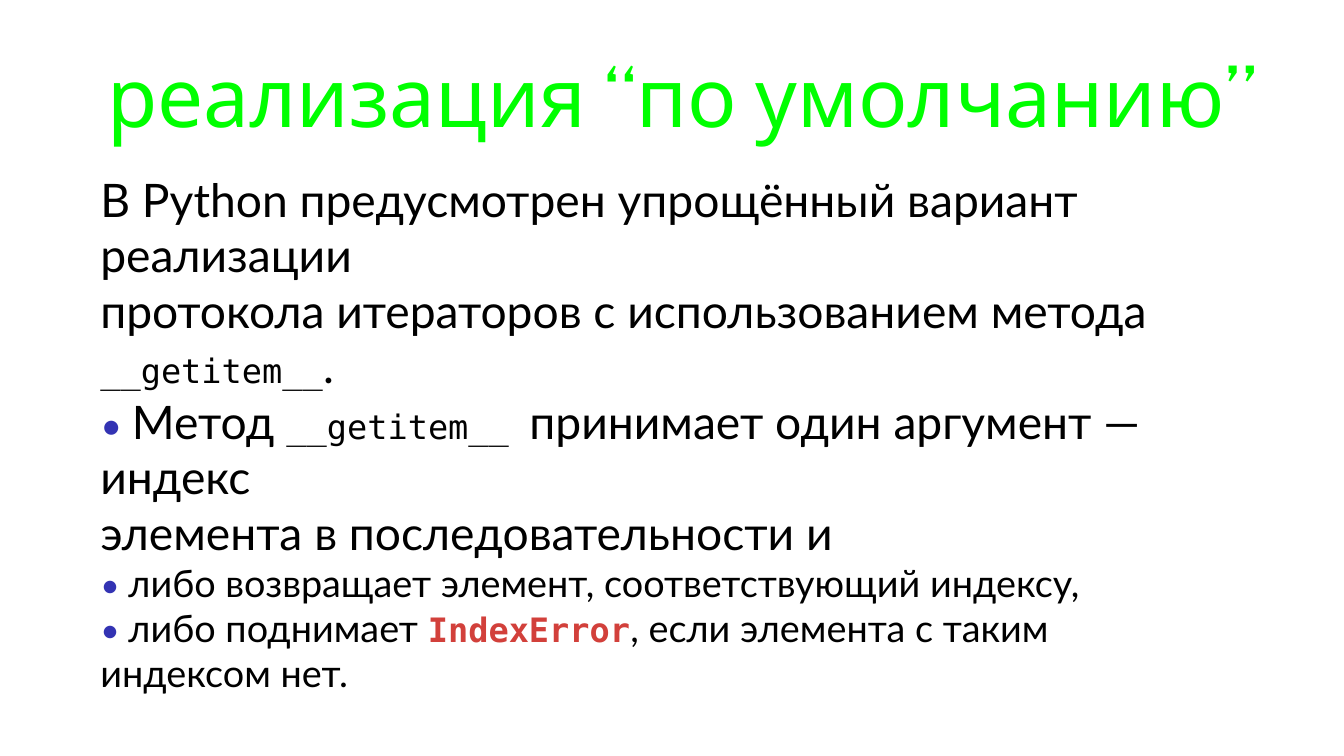
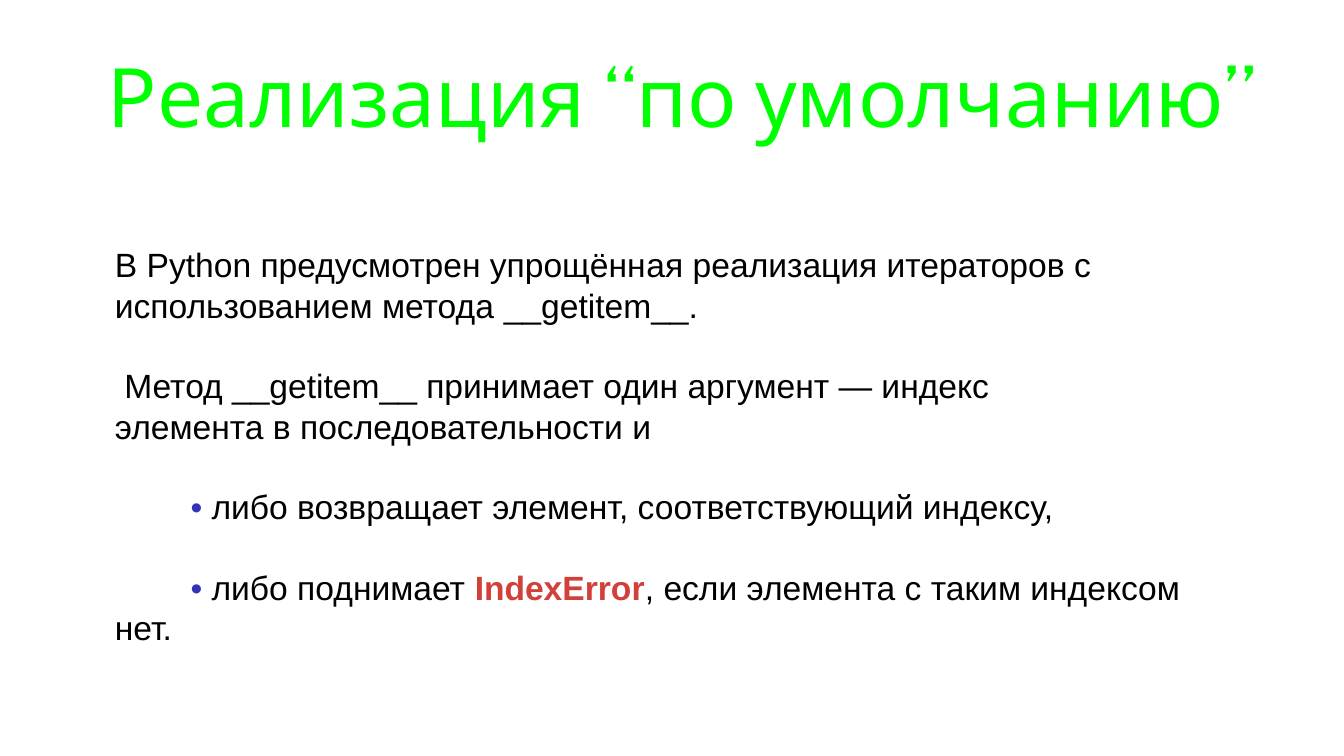
Before and after one commit to maxchv/LearnPython, a slide deck: slide 10 of week09/iteratorsgenerators.pptx (slide 9 before the commit). Drawn at 1344x756 pixels with LibreOffice and Linux fonts; fonts in the diff are those of the drawing. Boxes give left, top, right and bottom in pixels: in the first picture for what was removed or moved away, otherwise in the second. Text is boxed around its words. In the diff, an @@ line names an element or a change of style, - is before the commit and + after.

```diff
--- a/week09/iteratorsgenerators.pptx
+++ b/week09/iteratorsgenerators.pptx
@@ title at <box>108,68,1224,147</box>: text changed @@
-реализация “по умолчанию”
+Реализация “по умолчанию”
@@ text "В Python предусмотрен упрощённая реализация ...": place and size @@
-text "В Python предусмотрен упрощённая реализация ..." at <box>100,183,1147,694</box>
+text "В Python предусмотрен упрощённая реализация ..." at <box>115,252,1180,641</box>
@@ text at <box>115,252,1091,405</box>: text changed; size 44 to 32 pt; font Lato to Arial @@
-В Python предусмотрен упрощённый вариант реализации
-протокола итераторов с использованием метода
-__getitem__.
-• Метод __getitem__ принимает один аргумент — индекс
+В Python предусмотрен упрощённая реализация итераторов с использованием метода __getitem__.
+Метод __getitem__ принимает один аргумент — индекс
@@ text at <box>115,421,1053,526</box>: size 44 to 32 pt in "элемента в последовательности и"; font Lato to Arial in "элемента в последовательности и", "• либо возвращает элемент, соответствующий индексу,"; size 36 to 32 pt in "либо возвращает элемент, соответствующий индексу," @@
@@ text at <box>115,575,1180,641</box>: text changed; size 36 to 32 pt; font Lato to Arial @@
-• либо поднимает IndexError, если элемента с таким
-индексом нет.
+• либо поднимает IndexError, если элемента с таким индексом нет.
```
Also in this commit, not shown: 13 other slides changed, 4 slides added, 1 slide removed, 2 other files.
